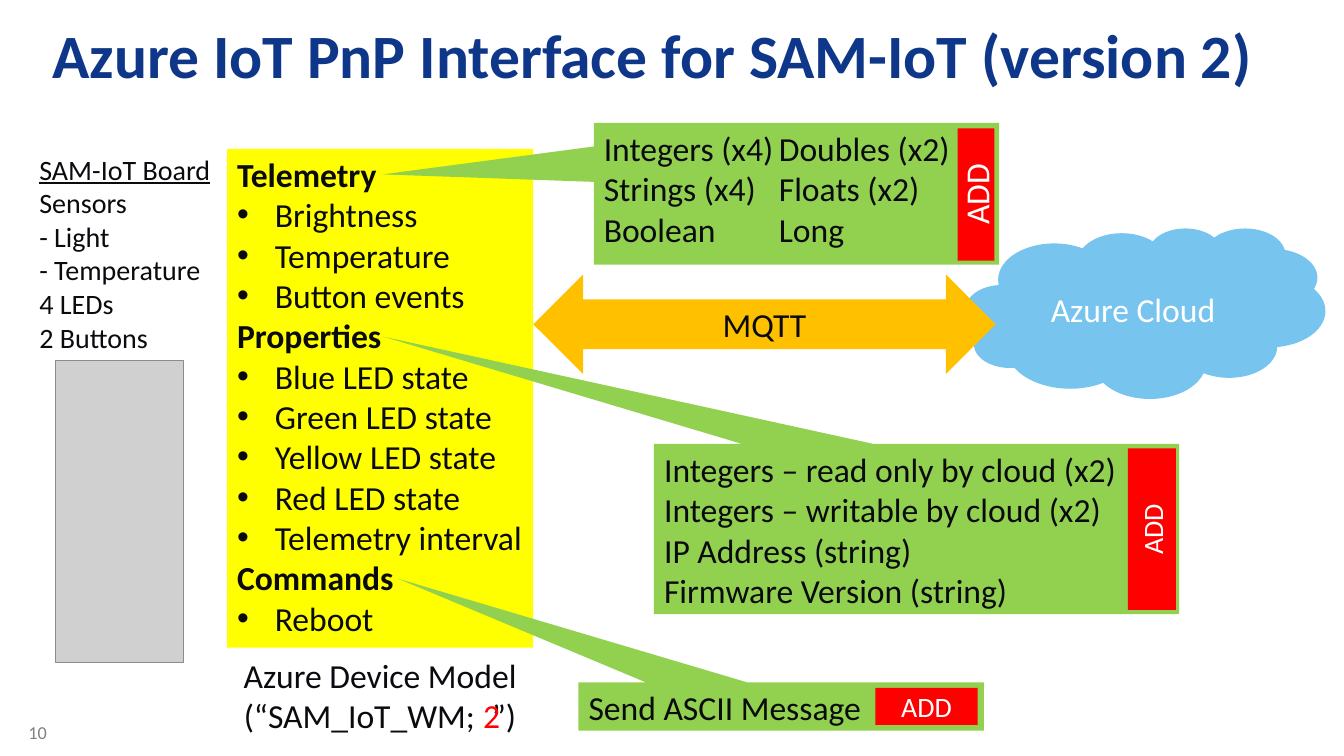
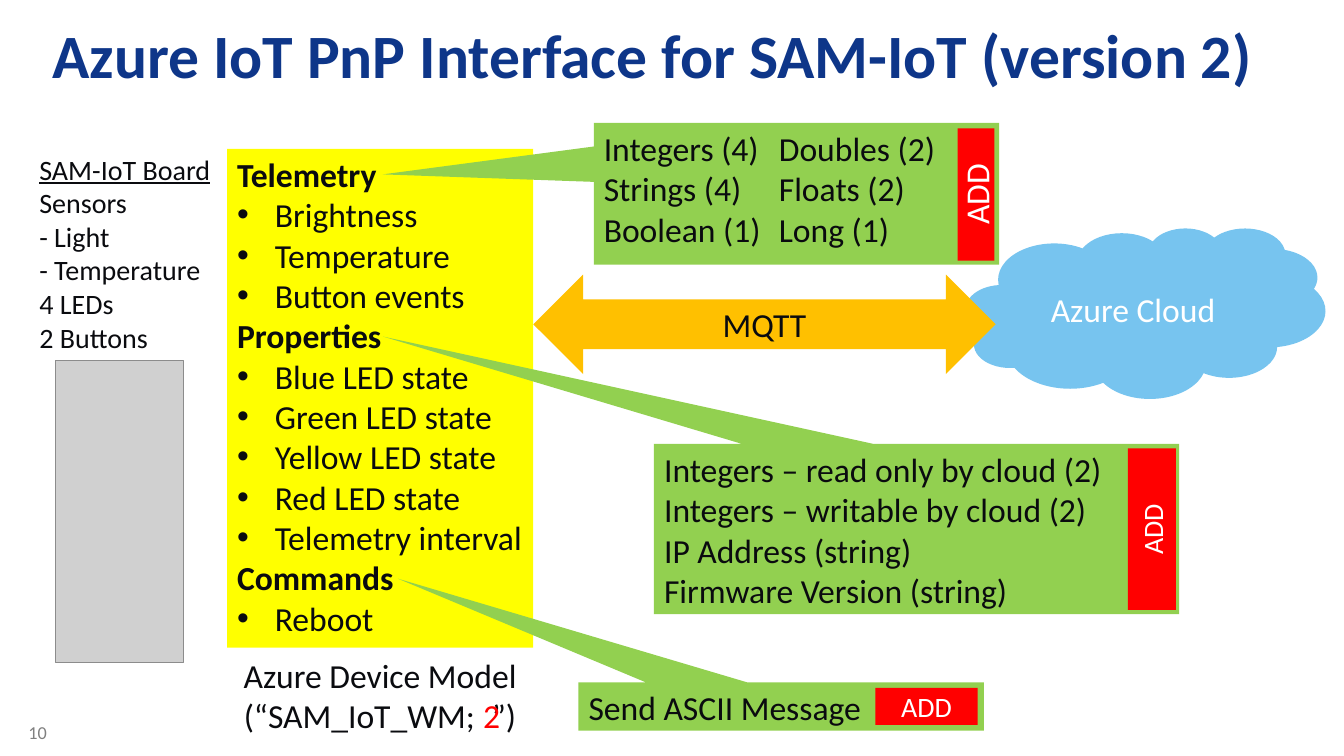
Before and after one commit to daisukeiot/Microchip-SAM-IoT-Wx-1, a slide deck: slide 10 of AO-Smith-MSFT-MCHP-r6.pptx. Drawn at 1344x756 pixels with LibreOffice and Linux fonts; fonts in the diff are those of the drawing; grey boxes stand for pictures; background and template pictures are left out. Boxes give left, top, right and bottom in pixels: in the first picture for what was removed or moved away, otherwise in the second. Text is boxed around its words. In the diff, an @@ line names an element or a change of style, - is before the commit and + after.

```diff
--- a/AO-Smith-MSFT-MCHP-r6.pptx
+++ b/AO-Smith-MSFT-MCHP-r6.pptx
@@ text at (604, 136, 760, 247): text changed @@
-Integers (x4)
-Strings (x4)
-Boolean
+Integers (4)
+Strings (4)
+Boolean (1)
@@ text at (779, 136, 935, 248): text changed @@
-Doubles (x2)
-Floats (x2)
-Long
+Doubles (2)
+Floats (2)
+Long (1)
@@ text in speech box at (664, 457, 1101, 528): text changed @@
-Integers – read only by cloud (x2)
-Integers – writable by cloud (x2)
+Integers – read only by cloud (2)
+Integers – writable by cloud (2)
```
Also in this commit, not shown: 3 other slides changed.
